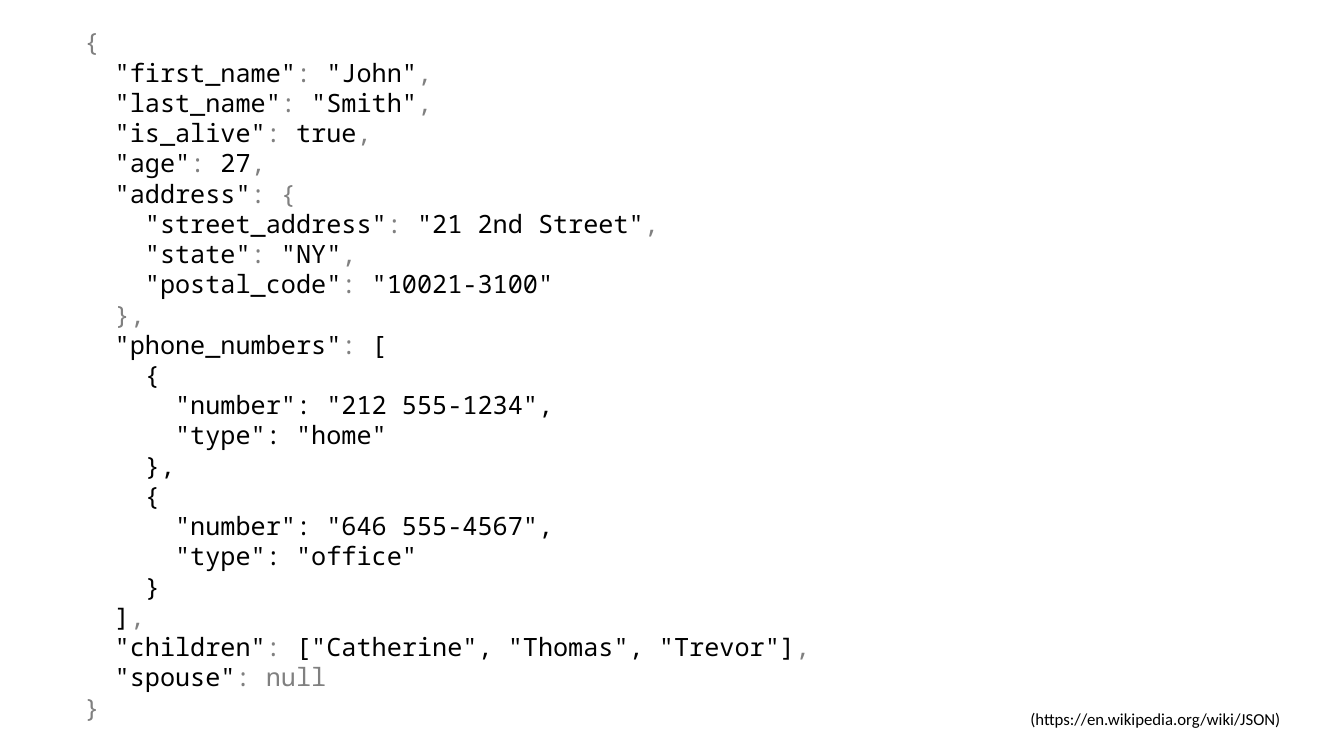
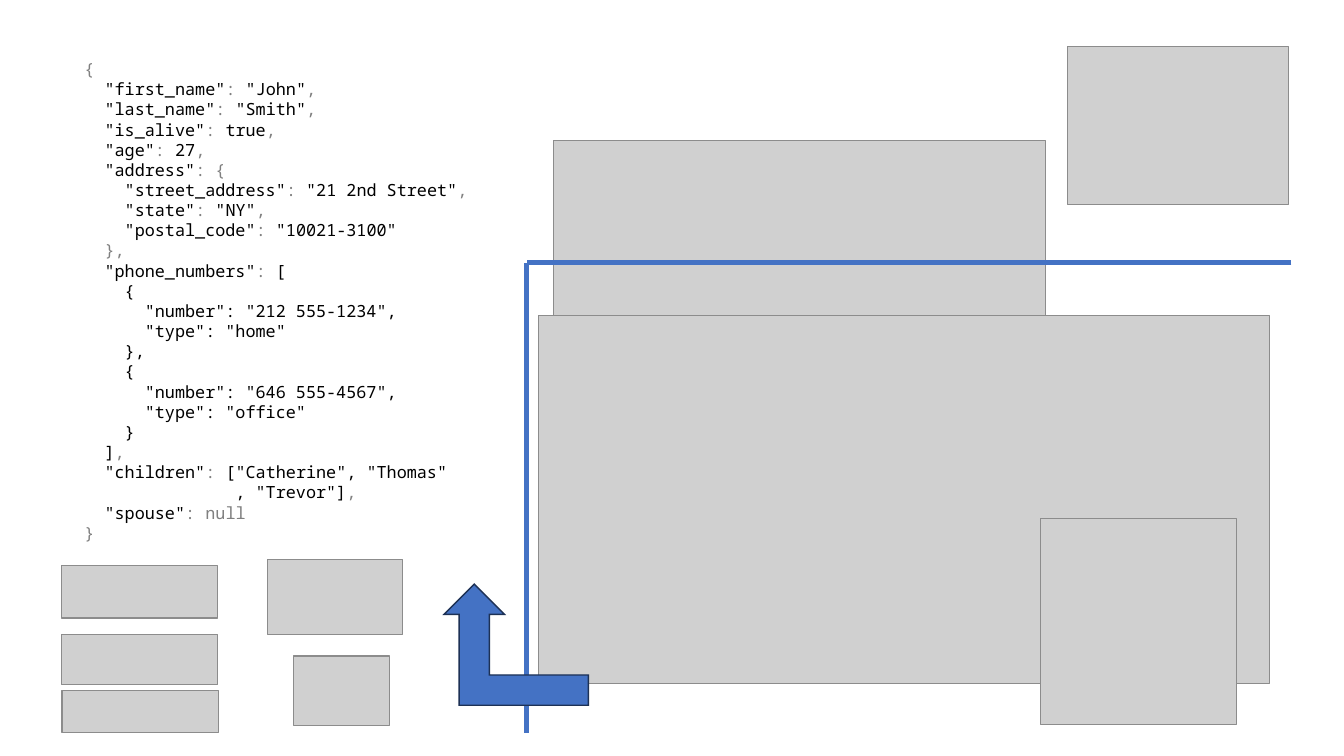
Before and after one commit to jbfoushee/MyPresentations, a slide deck: slide 4 of TSQL_JSON_Operators/TSQL_JSON_Operators.pptx (slide 7 before the commit). Drawn at 1344x756 pixels with LibreOffice and Linux fonts; fonts in the diff are those of the drawing; grey boxes stand for pictures. Boxes give left, top, right and bottom in pixels: in the first picture for what was removed or moved away, otherwise in the second. Text is boxed around its words. In the diff, an @@ line names an element or a change of style, - is before the commit and + after.

```diff
--- a/TSQL_JSON_Operators/TSQL_JSON_Operators.pptx
+++ b/TSQL_JSON_Operators/TSQL_JSON_Operators.pptx
@@ text "{": place and size @@
-text "{" at (115,62,810,692)
+text "{" at (105,82,468,523)
@@ picture added at (1068,46,1289,205) @@
@@ text at (105,82,468,523): size 18 to 12 pt in "{", ""first_name": "John",", ""last_name": "Smith",", ""is_alive": true," and 18 more places @@
@@ picture added at (554,140,1046,316) @@
@@ line added from (527, 263) to (527, 733), #4472C4 3.75 pt @@
@@ line added from (1292, 263) to (527, 263), #4472C4 3.75 pt @@
@@ picture added at (538,316,1269,684) @@
@@ text at (105,465,448,501): text changed; size 18 to 12 pt @@
-"children": ["Catherine", "Thomas", "Trevor"],
+"children": ["Catherine", "Thomas"
+, "Trevor"],
@@ picture added at (1041,519,1236,725) @@
@@ picture added at (62,566,218,618) @@
@@ picture added at (268,560,403,634) @@
@@ bent up arrow added at (445,585,589,706), fill #4472C4, outline #1E3256 1 pt @@
@@ picture added at (62,634,218,685) @@
@@ picture added at (293,656,389,726) @@
@@ picture added at (63,691,219,733) @@
@@ text removed at (1030,713,1280,728) @@
-(https://en.wikipedia.org/wiki/JSON)
```
Also in this commit, not shown: 15 other slides changed, 4 slides added, 5 slides removed, 3 other files.
